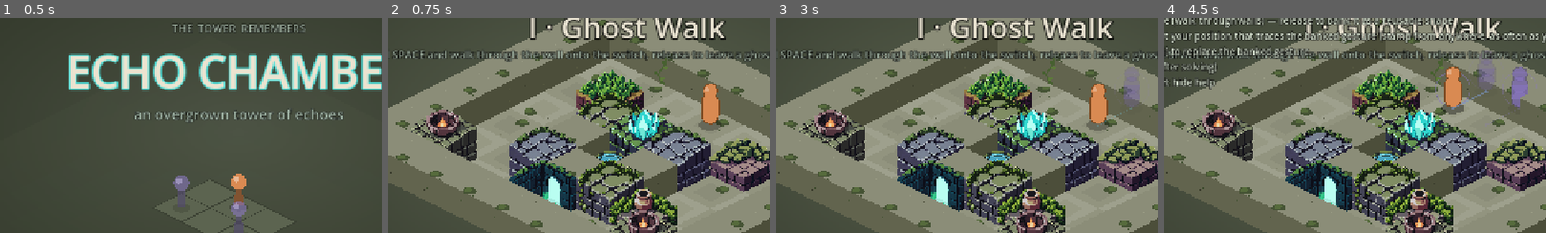
Above: before the commit, frames 1-4 (left to right).
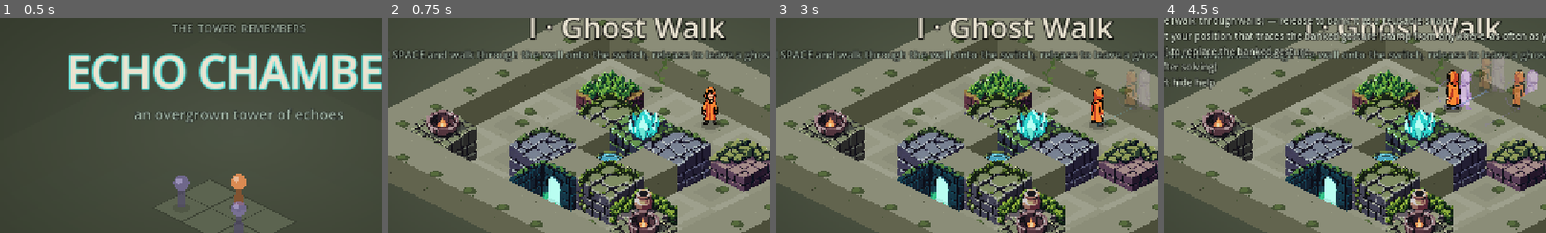
Above: after the commit, the same moments.

Repository: Hkattelu/echo-chamber
Game: Godot game, scene res://start_screen.tscn
The game is run twice, just before and just after one commit, with the same random seed, the same clock (stepped at 60 frames per second) and the same inputs.
Inputs (mouse positions are % of the whole screen's width and height, from its top left):
- Up to frame 1 (0.5 s): no input
- Up to frame 2 (0.75 s): tap Enter at 0.5 s; move the mouse to (72, 45) at 0.52 s; hold Right from 0.53 s (still down); tap R at 0.6 s; click (72, 45) at 0.67 s
- Up to frame 3 (3 s): tap Space at 0.77, 1.25, 1.52, 2.75 s; move the mouse to (30, 55) at 1.27 s; release Right at 1.28 s; hold Down 1.28-2.03 s; tap T at 1.35 s; click (30, 55) at 1.42 s; tap Enter at 2 s; move the mouse to (60, 28) at 2.02 s; hold Right 2.03-2.78 s; tap Backspace at 2.1 s; click (60, 28) at 2.17 s; move the mouse to (45, 70) at 2.77 s; hold Up from 2.78 s (still down); tap N at 2.85 s; click (45, 70) at 2.92 s
- Up to frame 4 (4.5 s): tap Space at 3.02, 3.77 s; tap E at 3.5, 4.25, 4.35 s; move the mouse to (80, 65) at 3.52 s; release Up at 3.53 s; hold Left from 3.53 s (still down); tap H at 3.6 s; click (80, 65) at 3.67 s; move the mouse to (20, 35) at 4.27 s; click (20, 35) at 4.42 s
The pictures show only the part of the screen within x 19-69%, y 16-66%; the shares and areas given below are measured in that part.

Frame 1 is identical in both runs. In frame 2, 0.9% of the frame differs, in the area x 81-87%, y 30-53%; in frame 3, 1.4%; in frame 4, 2.7%, in the area x 71-98%, y 18-45%.

Commit message:
feat: 9 new levels + real character sprites (player & ghost echo)
Levels (now 13 total): Sentinel, Phase Wall, Hazard Hold, Twin Pillars,
Inner Sanctum, Crossroads, The Moat, Triptych, The Vault. Each escalates the
record->deploy mechanic — sealed switches (ghost phases through walls), hazard
crossings (ghost is immune, player isn't), multi-deploy of one shape onto 2-3
switches, and a sealed inner sanctum. All 9 re-verified solvable to won=true
via the headless harness, and decorated to match the original four.

Characters: replace the vector pawns with PixelLab 8-direction sprites — an
orange hooded adventurer (player) and a purple spectral state of the same
figure (ghost echo). Facing is derived from the move delta mapped to the iso
diagonals (+x=SE, +y=SW, -x=NW, -y=NE); ghosts face the way their shape last
walked. _draw_pawn blits the rotation with a contact shadow and keeps the old
vector drawing as a fallback. CHAR_SCALE 1.35, foot anchor (34,58) in the 68px
canvas. New SPR entries pl_*/gh_* load via Image.load_from_file at runtime.

Co-Authored-By: Claude Opus 4.8 <noreply@anthropic.com>

Diff:
--- a/scripts/Main.gd
+++ b/scripts/Main.gd
@@ -68,7 +68,22 @@
   "obelisk":      {"path": "res://assets/sprites/obelisk.png",      "anchor": Vector2(32, 47), "scale": 1.75},
   "urn":          {"path": "res://assets/sprites/urn.png",          "anchor": Vector2(32, 47), "scale": 1.75},
   "ferns":        {"path": "res://assets/sprites/ferns.png",        "anchor": Vector2(32, 47), "scale": 1.75},
+  # Character rotations (PixelLab 8-dir, 68px). Drawn in _draw_pawn at CHAR_SCALE with the
+  # foot anchor CHAR_ANCHOR. pl_* = player (orange), gh_* = ghost echo (purple spectral).
+  # Suffix is the iso facing: _se(+x) _sw(+y) _nw(-x) _ne(-y) _s(idle).
+  "pl_s":  {"path": "res://assets/sprites/pl_s.png",  "anchor": Vector2(34, 58), "scale": 1.35},
+  "pl_se": {"path": "res://assets/sprites/pl_se.png", "anchor": Vector2(34, 58), "scale": 1.35},
+  "pl_sw": {"path": "res://assets/sprites/pl_sw.png", "anchor": Vector2(34, 58), "scale": 1.35},
+  "pl_ne": {"path": "res://assets/sprites/pl_ne.png", "anchor": Vector2(34, 58), "scale": 1.35},
+  "pl_nw": {"path": "res://assets/sprites/pl_nw.png", "anchor": Vector2(34, 58), "scale": 1.35},
+  "gh_s":  {"path": "res://assets/sprites/gh_s.png",  "anchor": Vector2(34, 58), "scale": 1.35},
+  "gh_se": {"path": "res://assets/sprites/gh_se.png", "anchor": Vector2(34, 58), "scale": 1.35},
+  "gh_sw": {"path": "res://assets/sprites/gh_sw.png", "anchor": Vector2(34, 58), "scale": 1.35},
+  "gh_ne": {"path": "res://assets/sprites/gh_ne.png", "anchor": Vector2(34, 58), "scale": 1.35},
+  "gh_nw": {"path": "res://assets/sprites/gh_nw.png", "anchor": Vector2(34, 58), "scale": 1.35},
 }
+const CHAR_ANCHOR := Vector2(34, 58)   # foot point in the 68px character canvas
+const CHAR_SCALE := 1.35
 var tex := {}
 var bg_tex: GradientTexture2D
 
@@ -168,6 +183,139 @@
       [Vector2i(3, 6), "ferns"], [Vector2i(7, 6), "rubble"],
     ],
   },
+  {
+    "name": "Sentinel",
+    "hint": "One switch, one exit — you can't stand on both. Record a short walk, deploy a ghost onto the switch, then take the exit.",
+    "decor": [[Vector2i(6, 5), "brazier"], [Vector2i(5, 6), "brazier"], [Vector2i(0, 3), "crystal"], [Vector2i(1, 5), "ferns"], [Vector2i(5, 1), "rubble"]],
+    "rows": [
+      "#######",
+      "#P....#",
+      "#.....#",
+      "#..1..#",
+      "#.....#",
+      "#....E#",
+      "#######"],
+  },
+  {
+    "name": "Phase Wall",
+    "hint": "Hold SPACE to walk THROUGH the wall while recording. Deploy above the sealed switch so the ghost drops in.",
+    "decor": [[Vector2i(6, 6), "brazier"], [Vector2i(5, 7), "brazier"], [Vector2i(3, 3), "crystal"], [Vector2i(2, 3), "wall_mossy"], [Vector2i(4, 3), "wall_cracked"], [Vector2i(1, 6), "ferns"]],
+    "rows": [
+      "#######",
+      "#P....#",
+      "#.....#",
+      "#.###.#",
+      "#.#1#.#",
+      "#.###.#",
+      "#....E#",
+      "#######"],
+  },
+  {
+    "name": "Hazard Hold",
+    "hint": "Spikes kill you, not your ghost. Park a ghost on the switch, then thread the safe gap to the exit.",
+    "decor": [[Vector2i(3, 6), "brazier"], [Vector2i(5, 6), "brazier"], [Vector2i(8, 1), "crystal"], [Vector2i(0, 1), "obelisk"], [Vector2i(1, 4), "ferns"], [Vector2i(7, 4), "urn"]],
+    "rows": [
+      "#########",
+      "#P....1.#",
+      "#.......#",
+      "#^^^.^^^#",
+      "#.......#",
+      "#...E...#",
+      "#########"],
+    "vines": [Vector2i(0, 0), Vector2i(8, 0)],
+  },
+  {
+    "name": "Twin Pillars",
+    "hint": "Two switches, one gesture. Record once, then deploy the same shape from under each pillar.",
+    "decor": [[Vector2i(3, 7), "brazier"], [Vector2i(5, 7), "brazier"], [Vector2i(0, 2), "crystal"], [Vector2i(8, 2), "crystal"], [Vector2i(1, 5), "ferns"], [Vector2i(7, 5), "rubble"]],
+    "rows": [
+      "#########",
+      "#.......#",
+      "#.1...2.#",
+      "#.......#",
+      "#...P...#",
+      "#.......#",
+      "#...E...#",
+      "#########"],
+  },
+  {
+    "name": "Inner Sanctum",
+    "hint": "The switch is walled in. Record a long reach down, deploy from above, and let the ghost phase inside.",
+    "decor": [[Vector2i(5, 2), "crystal"], [Vector2i(2, 2), "brazier"], [Vector2i(8, 2), "brazier"], [Vector2i(2, 6), "wall_mossy"], [Vector2i(8, 6), "wall_cracked"], [Vector2i(9, 1), "ferns"], [Vector2i(9, 7), "rubble"]],
+    "rows": [
+      "###########",
+      "#P........#",
+      "#.#######.#",
+      "#.#.....#.#",
+      "#.#..1..#.#",
+      "#.#.....#.#",
+      "#.#######.#",
+      "#E........#",
+      "###########"],
+  },
+  {
+    "name": "Crossroads",
+    "hint": "Switches sit across the pit from the exit. Cross the gap to plant both ghosts, then cross back.",
+    "decor": [[Vector2i(3, 7), "brazier"], [Vector2i(5, 7), "brazier"], [Vector2i(0, 1), "crystal"], [Vector2i(8, 1), "crystal"], [Vector2i(1, 5), "ferns"], [Vector2i(7, 5), "rubble"]],
+    "rows": [
+      "#########",
+      "#1.....2#",
+      "#.......#",
+      "#^^^.^^^#",
+      "#.......#",
+      "#...P...#",
+      "#...E...#",
+      "#########"],
+    "vines": [Vector2i(0, 0), Vector2i(8, 0)],
+  },
+  {
+    "name": "The Moat",
+    "hint": "A ring of spikes guards the switch. Your ghost is immune — deploy so it walks across the lava.",
+    "decor": [[Vector2i(8, 1), "brazier"], [Vector2i(7, 0), "brazier"], [Vector2i(0, 1), "obelisk"], [Vector2i(0, 8), "statue"], [Vector2i(1, 8), "ferns"], [Vector2i(7, 8), "rubble"]],
+    "rows": [
+      "#########",
+      "#P.....E#",
+      "#.......#",
+      "#.^^^^^.#",
+      "#.^...^.#",
+      "#.^.1.^.#",
+      "#.^...^.#",
+      "#.^^^^^.#",
+      "#.......#",
+      "#########"],
+  },
+  {
+    "name": "Triptych",
+    "hint": "Three switches in a row. One recorded step, deployed under each — then walk down to the exit.",
+    "decor": [[Vector2i(4, 7), "brazier"], [Vector2i(6, 7), "brazier"], [Vector2i(0, 2), "crystal"], [Vector2i(10, 2), "crystal"], [Vector2i(0, 1), "statue"], [Vector2i(10, 1), "obelisk"], [Vector2i(1, 5), "ferns"], [Vector2i(9, 5), "rubble"]],
+    "rows": [
+      "###########",
+      "#.........#",
+      "#.1..2..3.#",
+      "#.........#",
+      "#....P....#",
+      "#.........#",
+      "#....E....#",
+      "###########"],
+  },
+  {
+    "name": "The Vault",
+    "hint": "Three switches above the pit, the exit below. Cross up, stamp all three, then cross back down.",
+    "decor": [[Vector2i(4, 10), "brazier"], [Vector2i(6, 10), "brazier"], [Vector2i(0, 1), "crystal"], [Vector2i(10, 1), "crystal"], [Vector2i(0, 3), "statue"], [Vector2i(10, 3), "obelisk"], [Vector2i(1, 8), "ferns"], [Vector2i(9, 8), "rubble"]],
+    "rows": [
+      "###########",
+      "#.1.....3.#",
+      "#.........#",
+      "#....2....#",
+      "#.........#",
+      "#^^^^.^^^^#",
+      "#.........#",
+      "#....P....#",
+      "#.........#",
+      "#....E....#",
+      "###########"],
+    "vines": [Vector2i(0, 5), Vector2i(10, 5)],
+  },
 ]
 
 const ROMAN := ["I", "II", "III", "IV", "V", "VI", "VII", "VIII", "IX", "X", "XI", "XII", "XIII"]
@@ -195,6 +343,7 @@
 var mode: int = Mode.PLAY
 var tick := 0
 var player_cell := Vector2i.ZERO
+var player_face := Vector2i.ZERO  # last move delta -> character facing (ZERO = idle/front)
 var rec_anchor := Vector2i.ZERO   # cell where the player pressed SPACE to start recording
 var current_path: Array = []
 var gesture_deltas: Array = []    # CLIPBOARD: last recorded gesture as relative deltas (deltas[0]==(0,0)).
@@ -395,6 +544,7 @@
   mode = Mode.PLAY
   tick = 0
   player_cell = start_cell
+  player_face = Vector2i.ZERO
   current_path = [start_cell]
   echoes.clear()   # continuous timeline can't be partially rewound — ghosts are wiped on death/reset
   won = false; banner.visible = false
@@ -520,6 +670,7 @@
   player_pos_from = _player_draw()
   for i in range(echoes.size()):
     echo_pos_from[i] = _echo_draw(i)
+  player_face = new_cell - player_cell
   player_cell = new_cell
   tick += 1
   if record:
@@ -639,7 +790,44 @@
   else:
     draw_circle(Vector2(cx, top + h * 0.5), hw, col)
 
-func _draw_pawn(pos: Vector2, kind: int) -> void:
+func _face_suffix(d: Vector2i) -> String:
+  if d == Vector2i(1, 0): return "_se"
+  if d == Vector2i(0, 1): return "_sw"
+  if d == Vector2i(-1, 0): return "_nw"
+  if d == Vector2i(0, -1): return "_ne"
+  return "_s"
+
+func _echo_face(i: int) -> Vector2i:
+  var e: Dictionary = echoes[i]
+  var step := _echo_pos(e, tick) - _echo_pos(e, tick - 1)
+  if step == Vector2i.ZERO:   # frozen / not yet started -> face the way the shape last walked
+    var dl: Array = e["deltas"]
+    if dl.size() >= 2:
+      step = (dl[dl.size() - 1] as Vector2i) - (dl[dl.size() - 2] as Vector2i)
+  return step
+
+func _draw_pawn(pos: Vector2, kind: int, face: Vector2i) -> void:
+  var ghost := kind == 2
+  var phase := kind == 1
+  var a := echo_alpha if ghost else (0.82 if phase else 1.0)
+  var sname := ("gh" if ghost else "pl") + _face_suffix(face)
+  if not tex.has(sname):
+    sname = ("gh" if ghost else "pl") + "_s"
+  if tex.has(sname):
+    draw_set_transform(pos, 0.0, Vector2(1.0, 0.5))
+    draw_circle(Vector2.ZERO, 16.0, Color(0, 0, 0, (0.12 if ghost else 0.26) * a))
+    draw_set_transform(Vector2.ZERO, 0.0, Vector2.ONE)
+    var t: Texture2D = tex[sname]
+    var sz := Vector2(t.get_size())
+    draw_texture_rect(t, Rect2(pos - CHAR_ANCHOR * CHAR_SCALE, sz * CHAR_SCALE), false, Color(1, 1, 1, a))
+    if ghost:
+      draw_arc(Vector2(pos.x, pos.y - 24.0), 25.0, 0.0, TAU, 28, Color(C_GHOST.r, C_GHOST.g, C_GHOST.b, 0.5 * a), 1.6)
+    elif phase:
+      draw_arc(Vector2(pos.x, pos.y - 24.0), 25.0, 0.0, TAU, 28, Color(C_PHASE_RING.r, C_PHASE_RING.g, C_PHASE_RING.b, 0.7), 1.8)
+    return
+  _draw_pawn_vector(pos, kind)
+
+func _draw_pawn_vector(pos: Vector2, kind: int) -> void:
   var ghost := kind == 2
   var phase := kind == 1
   var body := C_GHOST if ghost else C_PLAYER
@@ -685,9 +873,9 @@
   for i in range(echoes.size()):
     var gc := _echo_pos(echoes[i], tick)
     if gc.x + gc.y == s:
-      _draw_pawn(_echo_draw(i), 2)
+      _draw_pawn(_echo_draw(i), 2, _echo_face(i))
   if player_cell.x + player_cell.y == s:
-    _draw_pawn(_player_draw(), 1 if mode == Mode.RECORD else 0)
+    _draw_pawn(_player_draw(), 1 if mode == Mode.RECORD else 0, player_face)
 
 func _draw_floor(cell: Vector2i) -> void:
   var c := _surface(cell)
@@ -784,9 +972,12 @@
   var landing: Vector2i = preview[preview.size() - 1]
   var lp := _surface(landing)
   # Reuse the ghost silhouette at low alpha so the player can read the resting pose.
+  var lface := Vector2i.ZERO
+  if gesture_deltas.size() >= 2:
+    lface = (gesture_deltas[gesture_deltas.size() - 1] as Vector2i) - (gesture_deltas[gesture_deltas.size() - 2] as Vector2i)
   var ga := echo_alpha
   echo_alpha = 0.20
-  _draw_pawn(lp, 2)
+  _draw_pawn(lp, 2, lface)
   echo_alpha = ga
 
 # ---- Minimal HUD ----
Binary file added: assets/sprites/gh_ne.png
Not shown, added: assets/sprites/gh_ne.png.import
Binary file added: assets/sprites/gh_nw.png
Not shown, added: assets/sprites/gh_nw.png.import
Binary file added: assets/sprites/gh_s.png
Not shown, added: assets/sprites/gh_s.png.import
Binary file added: assets/sprites/gh_se.png
Not shown, added: assets/sprites/gh_se.png.import
Binary file added: assets/sprites/gh_sw.png
Not shown, added: assets/sprites/gh_sw.png.import
Binary file added: assets/sprites/pl_ne.png
Not shown, added: assets/sprites/pl_ne.png.import
(and 8 more such lines)
